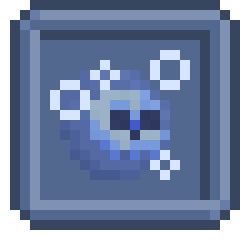
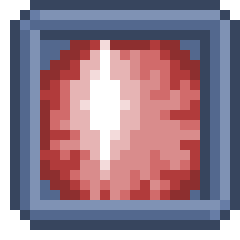
Layered file, before and after one edit (w=240, h=240). Changes by layer:
added layer "lukki_tentacle_hungry.png" above "waterskull.png" over [40, 40, 200, 200]
hid "waterskull.png" over [50, 50, 190, 180]
